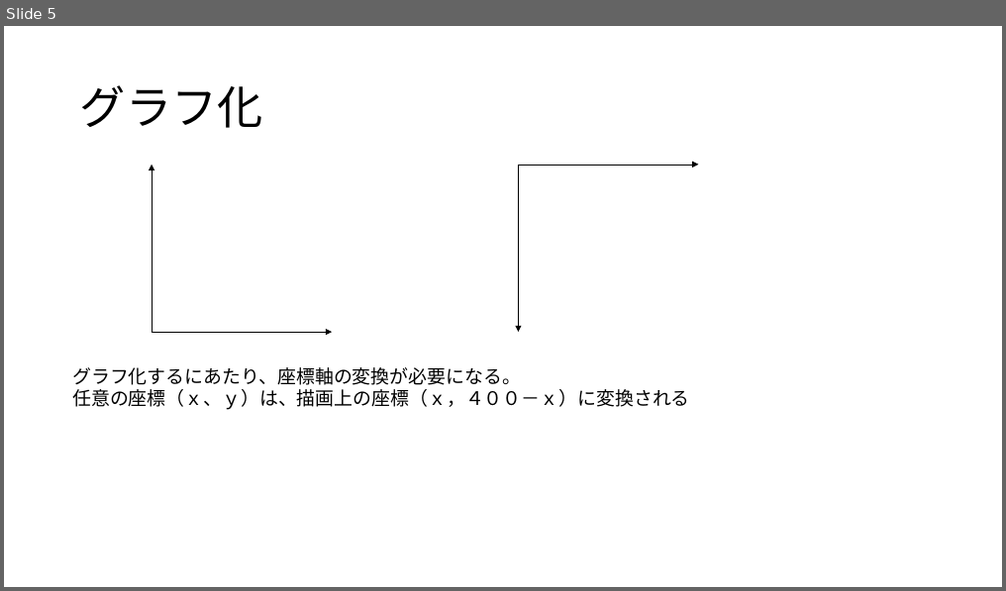
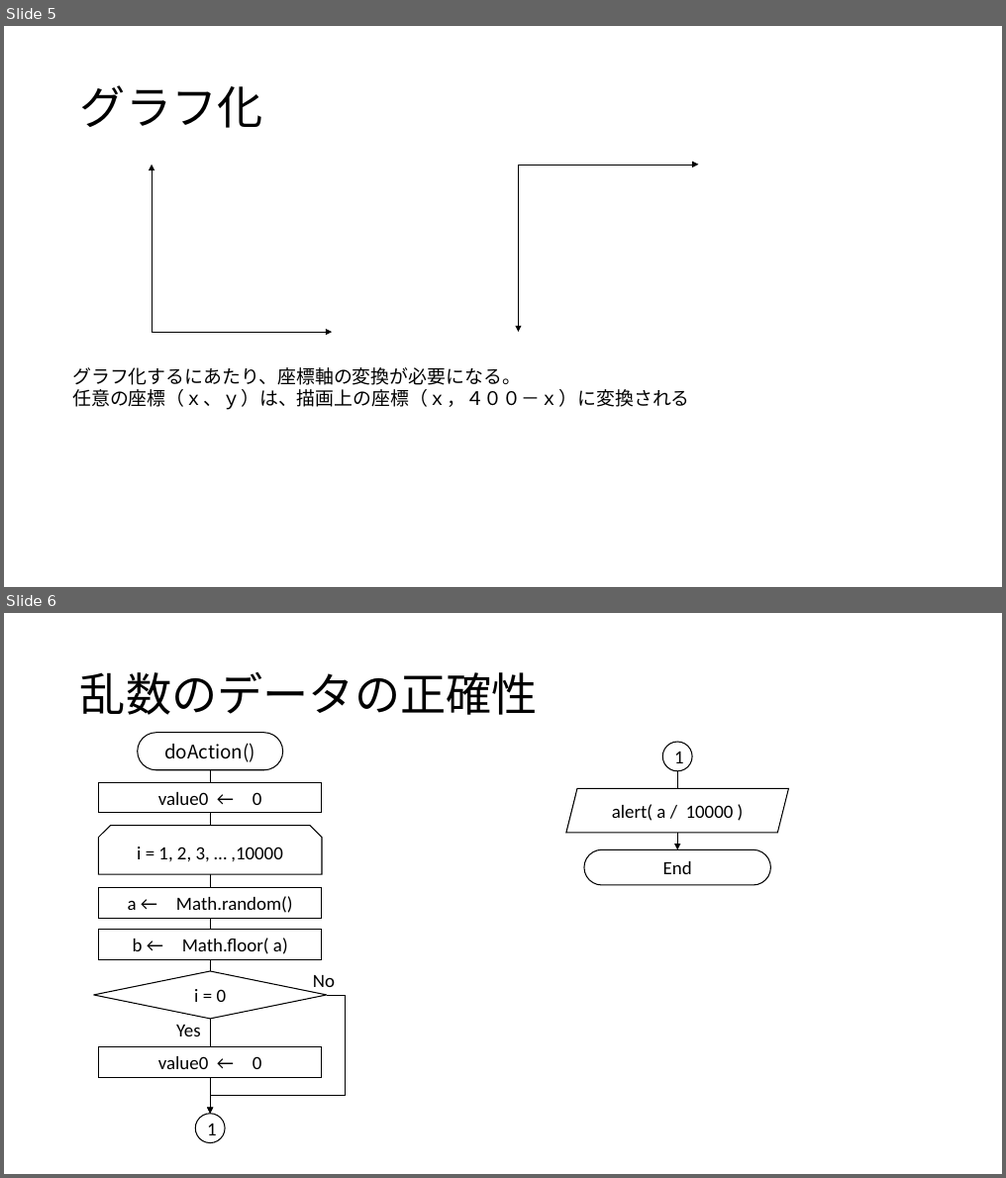
Before and after one commit to yuedackg/javascript, a slide deck: 2021-01-13/レジュメ（仮）.pptx. Shown one above the other, each under a label of ours: slide 5 before the commit, slides 5 and 6 after it. The pictures are 1006x591 and 1006x1178 pixels, drawn with LibreOffice and Linux fonts; fonts in the diff are those of the drawing. Boxes give left, top, right and bottom in pixels: in the first picture for what was removed or moved away, otherwise in the second. Text is boxed around its words. In the diff, an @@ line names an element or a change of style, - is before the commit and + after.

```diff
--- a/2021-01-13/レジュメ（仮）.pptx
+++ b/2021-01-13/レジュメ（仮）.pptx
@@ slide 6 added at (x1=4, y1=613, x2=1002, y2=1174), background #FFFFFF @@
@@ title added at (x1=80, y1=672, x2=538, y2=715), 44 pt, text #000000 @@
+乱数のデータの正確性
@@ group added at (x1=566, y1=742, x2=788, y2=885): 1 ellipse, 1 rounded rectangle, 1 arrow, 1 parallelogram @@
+1
+End
+alert( a / 10000 )
@@ group added at (x1=94, y1=733, x2=346, y2=1143): 4 rectangles, 2 texts, 1 arrow, 1 rounded rectangle, 1 snip same rect, 1 diamond, 1 ellipse, 1 elbow arrow @@
+doAction()
+value0 ← 0
+i = 1, 2, 3, … ,10000
+i = 0
+a ← Math.random()
+b ← Math.floor( a)
+Yes
+No
+value0 ← 0
+1
```
Also in this commit, not shown: 1 other slide added.
